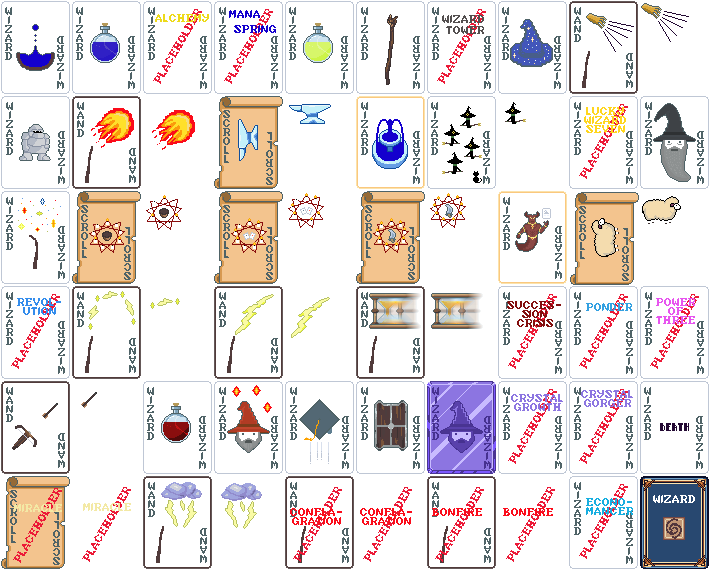
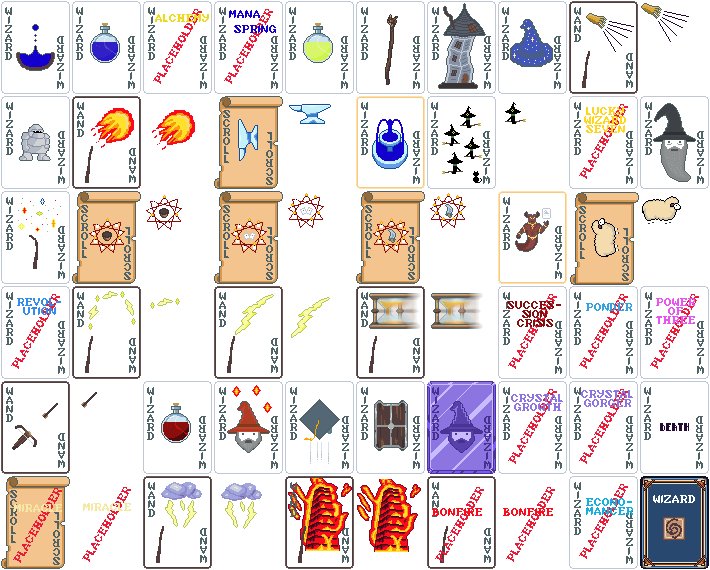
The second 710 x 570 image is a revision of the first. Changes to its layers:
renamed "CONFLA- ..." to "Conflagration art copy", painted on it over [357, 479, 421, 552]
removed layer "Placeholder #13" from group "Conflagration spell" over [363, 487, 412, 562]
renamed "CONFLA- ... #1" to "Conflagration art", moved it above "WoD card back #7", painted on it over [288, 478, 352, 551]
removed layer "Placeholder #14" from group "Wand of Conflagration" over [293, 487, 342, 562]
added group "Wizard Tower" with 3 layers above "Power of Many" over [437, 3, 486, 89]
added layer "Wizard Tower border" in group "Wizard Tower" over [438, 3, 486, 89]
added layer "Wizard Tower art" in group "Wizard Tower" over [439, 4, 485, 88]
moved "Placeholder Wizard Tower" into group "Wizard Tower", painted on it over [437, 3, 486, 89]
